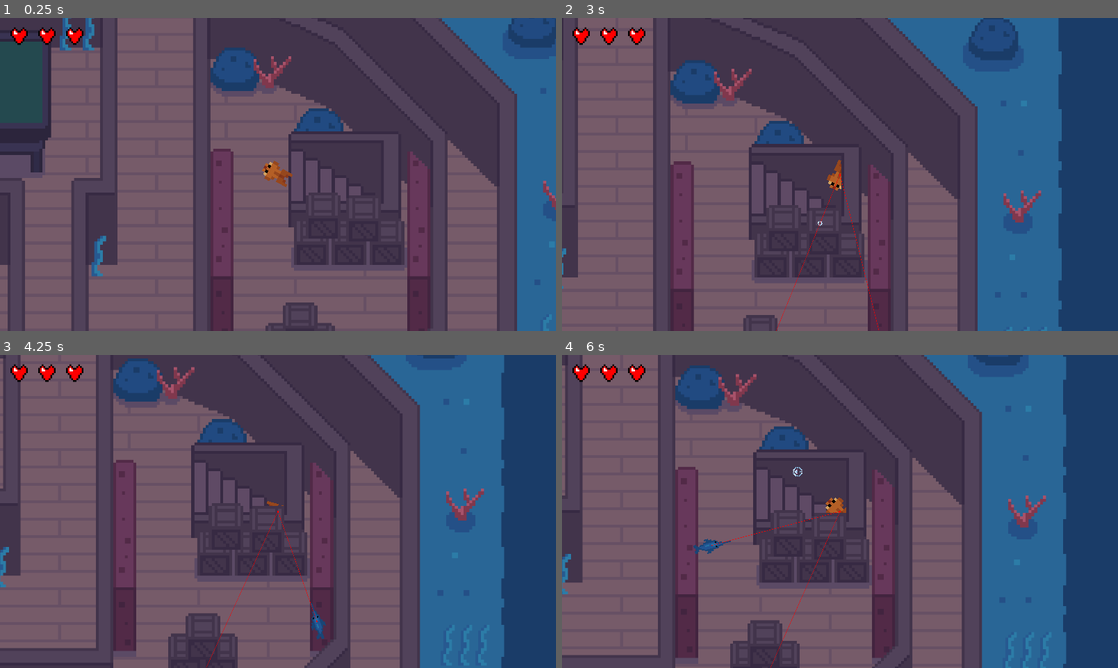
Above: before the commit, frames 1-4 (two rows, left to right).
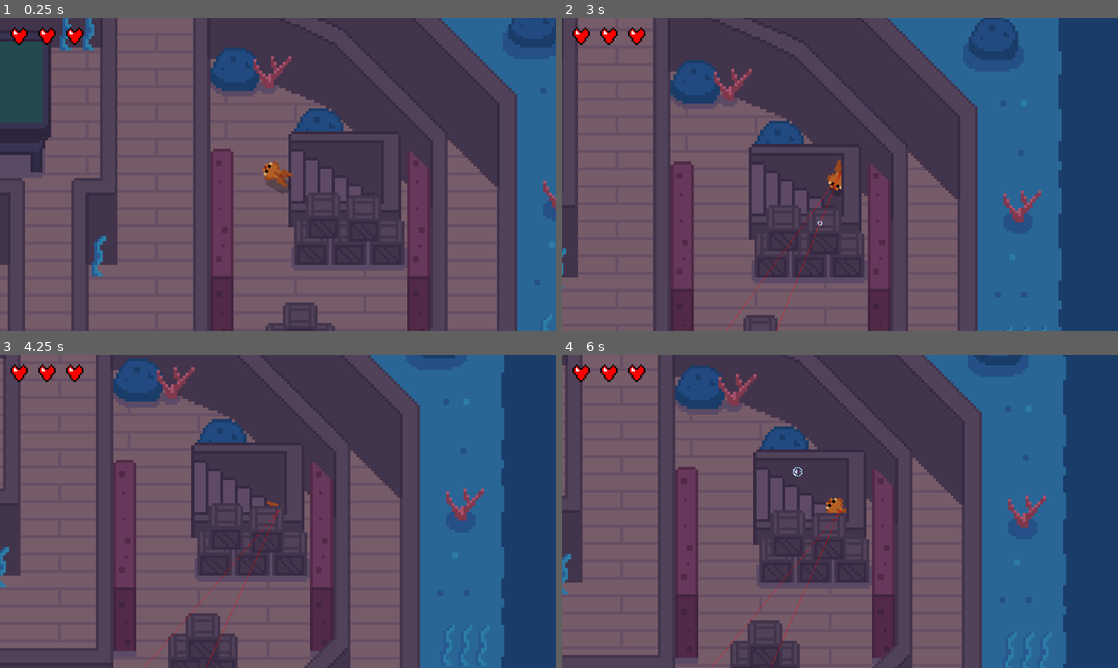
Above: after the commit, the same moments.

Repository: canaryincoalmine/Fish-Society-and-its-Bubbles
Game: Godot game, scene res://Code/Screens/Level 2.tscn
Two runs of this game, one before a commit and one after it. Both use one fixed random seed, a clock stepped at 60 frames per second and the inputs below. This scene is started directly instead of the project's main scene.
Inputs (mouse positions are in pixels of both pictures, inside the frame that each line leads up to):
- Up to frame 1 (0.25 s): no input
- Up to frame 2 (3 s): move the mouse to (962, 158) at 0.52 s; tap Space (dash) at 0.6, 2.1 s; move the mouse to (728, 190) at 1.27 s; click (728, 190) at 1.35 s; move the mouse to (895, 105) at 2.02 s; tap Enter at 2.75 s; move the mouse to (812, 237) at 2.77 s; click (812, 237) at 2.85 s
- Up to frame 3 (4.25 s): move the mouse to (444, 558) at 3.52 s; tap Space (dash) at 3.6 s
- Up to frame 4 (6 s): move the mouse to (673, 464) at 4.27 s; click (673, 464) at 4.35 s; move the mouse to (867, 511) at 5.02 s; tap Space (dash) at 5.1 s; move the mouse to (756, 433) at 5.77 s; click (756, 433) at 5.85 s

The runs differ from the first frame. In frame 1, 0.1% of the frame differs, in the area x 47-52%, y 51-57%; in frame 2, less than 0.1%; in frame 3, 0.2%, in the area x 26-59%, y 50-100%; in frame 4, 0.2%.

Commit message:
fixed swordfish size

Diff:
--- a/Code/Enemies/Cod/cod.gd
+++ b/Code/Enemies/Cod/cod.gd
@@ -35,7 +35,7 @@
 			$DashTimer.start()
 			await get_tree().create_timer(0.7).timeout
 			dashing = false
-		$Shadow.global_position = global_position + Vector2(0, 30)
+		$Shadow.global_position = global_position + Vector2(0, 50)
 		move_and_slide()
 
 func take_damage(damage):
--- a/Code/Screens/Level 1.tscn
+++ b/Code/Screens/Level 1.tscn
@@ -9,7 +9,7 @@
 [ext_resource type="AudioStream" uid="uid://b2a5voaaaeocn" path="res://Audio/ocean_ambience_1.wav" id="4_icb3t"]
 [ext_resource type="Texture2D" uid="uid://cqhyboxt7ukbf" path="res://Sprites/Maps/Level1/Underwater stairs top layer.png" id="5_82kac"]
 [ext_resource type="Texture2D" uid="uid://cnl8aj5qh7qhp" path="res://Sprites/Maps/Level1/Ship top layer.png" id="6_tsaih"]
-[ext_resource type="PackedScene" uid="uid://74lnysi4i3b7" path="res://Code/Enemies/Cod/cod.tscn" id="7_5okh8"]
+[ext_resource type="PackedScene" uid="uid://74lnysi4i3b7" path="res://Code/Enemies/Cod/Cod.tscn" id="7_5okh8"]
 [ext_resource type="Texture2D" uid="uid://dhhp18k04y1hh" path="res://Sprites/Maps/Level1/Deck room top layer.png" id="7_unpje"]
 [ext_resource type="AudioStream" uid="uid://bi3m32ns5vnuq" path="res://Audio/main_soundtrack.wav" id="8_8biuh"]
 [ext_resource type="PackedScene" uid="uid://dqhkrfhkhdwoh" path="res://Code/Screens/hud.tscn" id="12_8fd6g"]
--- a/Code/Screens/Level 2.tscn
+++ b/Code/Screens/Level 2.tscn
@@ -9,8 +9,8 @@
 [ext_resource type="PackedScene" uid="uid://74lnysi4i3b7" path="res://Code/Enemies/Cod/Cod.tscn" id="7_5okh8"]
 [ext_resource type="AudioStream" uid="uid://bi3m32ns5vnuq" path="res://Audio/main_soundtrack.wav" id="8_8biuh"]
 [ext_resource type="Texture2D" uid="uid://c41rcf2jw8kwi" path="res://Sprites/Maps/Level2/Level 2 top layer.png" id="10_ttq0s"]
-[ext_resource type="PackedScene" uid="uid://dcp15oo1olg6d" path="res://Code/Enemies/Swotdfish/swordfish.tscn" id="11_bopol"]
-[ext_resource type="PackedScene" path="res://Code/Screens/hud.tscn" id="12_8fd6g"]
+[ext_resource type="PackedScene" uid="uid://dcp15oo1olg6d" path="res://Code/Enemies/Swordfish/swordfish.tscn" id="11_bopol"]
+[ext_resource type="PackedScene" uid="uid://dqhkrfhkhdwoh" path="res://Code/Screens/hud.tscn" id="12_8fd6g"]
 
 [sub_resource type="NavigationPolygon" id="NavigationPolygon_yqgwh"]
 vertices = PackedVector2Array(1761.06, 512.109, 1898.05, 504.656, 1657.54, 1024.28, 1415.69, 854.438, 823.07, 1373.97,  …(1765 unchanged characters)…
@@ -23,6 +23,7 @@
 
 [node name="Sprite2D" type="Sprite2D" parent="."]
 show_behind_parent = true
+z_index = -2
 scale = Vector2(10, 10)
 texture = ExtResource("2_tciqi")
 
@@ -47,6 +48,7 @@
 
 [node name="MainBackground" type="Sprite2D" parent="NavigationRegion2D2"]
 show_behind_parent = true
+z_index = -1
 scale = Vector2(10, 10)
 texture = ExtResource("5_3fhie")
 
@@ -96,7 +98,7 @@
 [node name="Camera2D" type="Camera2D" parent="Player"]
 
 [node name="Cod" parent="." node_paths=PackedStringArray("target_to_chase") instance=ExtResource("7_5okh8")]
-position = Vector2(-943, 843)
+position = Vector2(-351, 725)
 scale = Vector2(10, 10)
 collision_layer = 1
 target_to_chase = NodePath("../Player")
@@ -115,6 +117,6 @@
 texture = ExtResource("10_ttq0s")
 
 [node name="Swordfish" parent="." node_paths=PackedStringArray("target_to_chase") instance=ExtResource("11_bopol")]
-position = Vector2(-254, 723)
-scale = Vector2(5, 5)
+position = Vector2(-947, 673)
+scale = Vector2(8, 8)
 target_to_chase = NodePath("../Player")
Not shown: 1 places in Code/Screens/TitleScreen.tscn that only renumber resources
